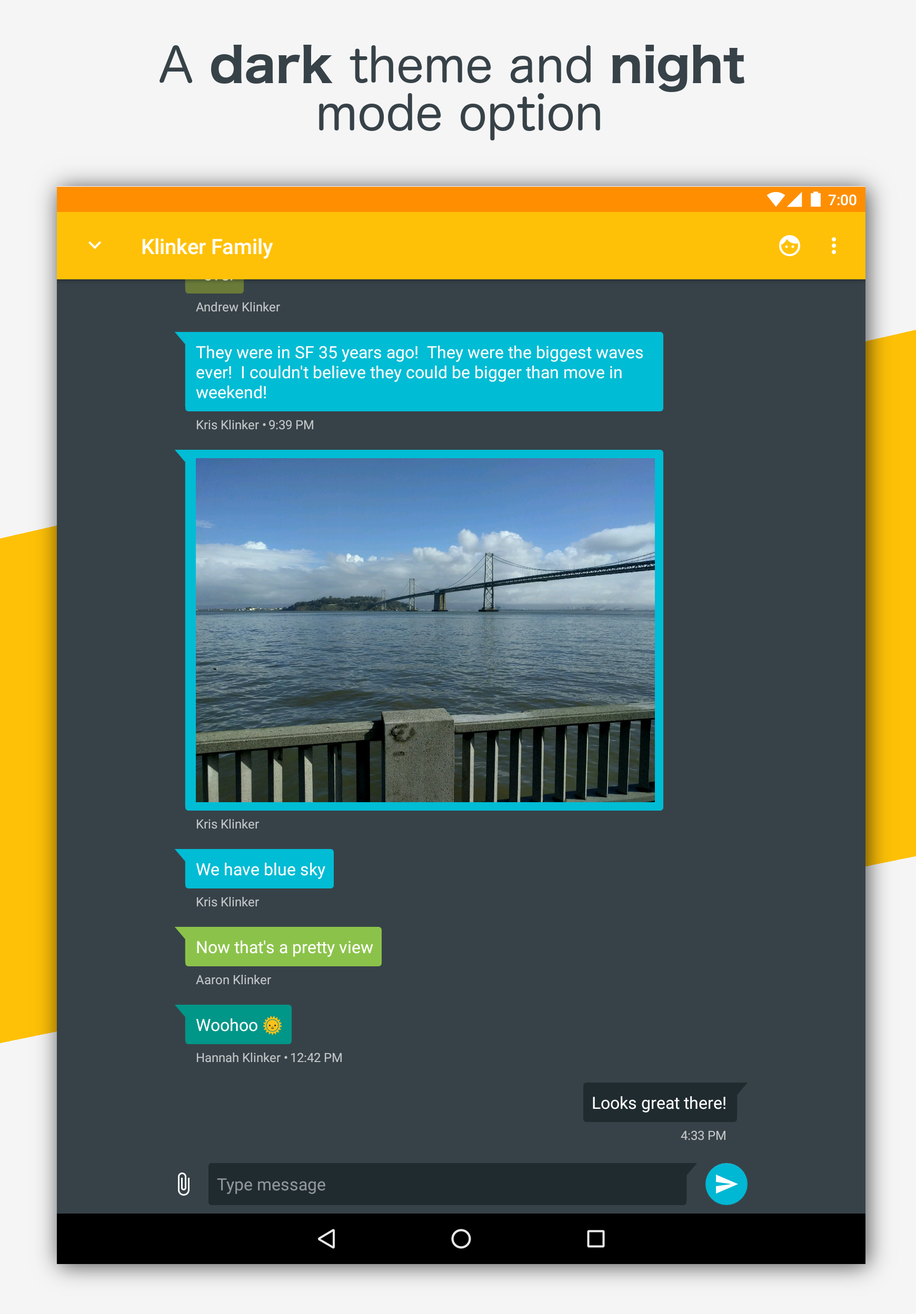
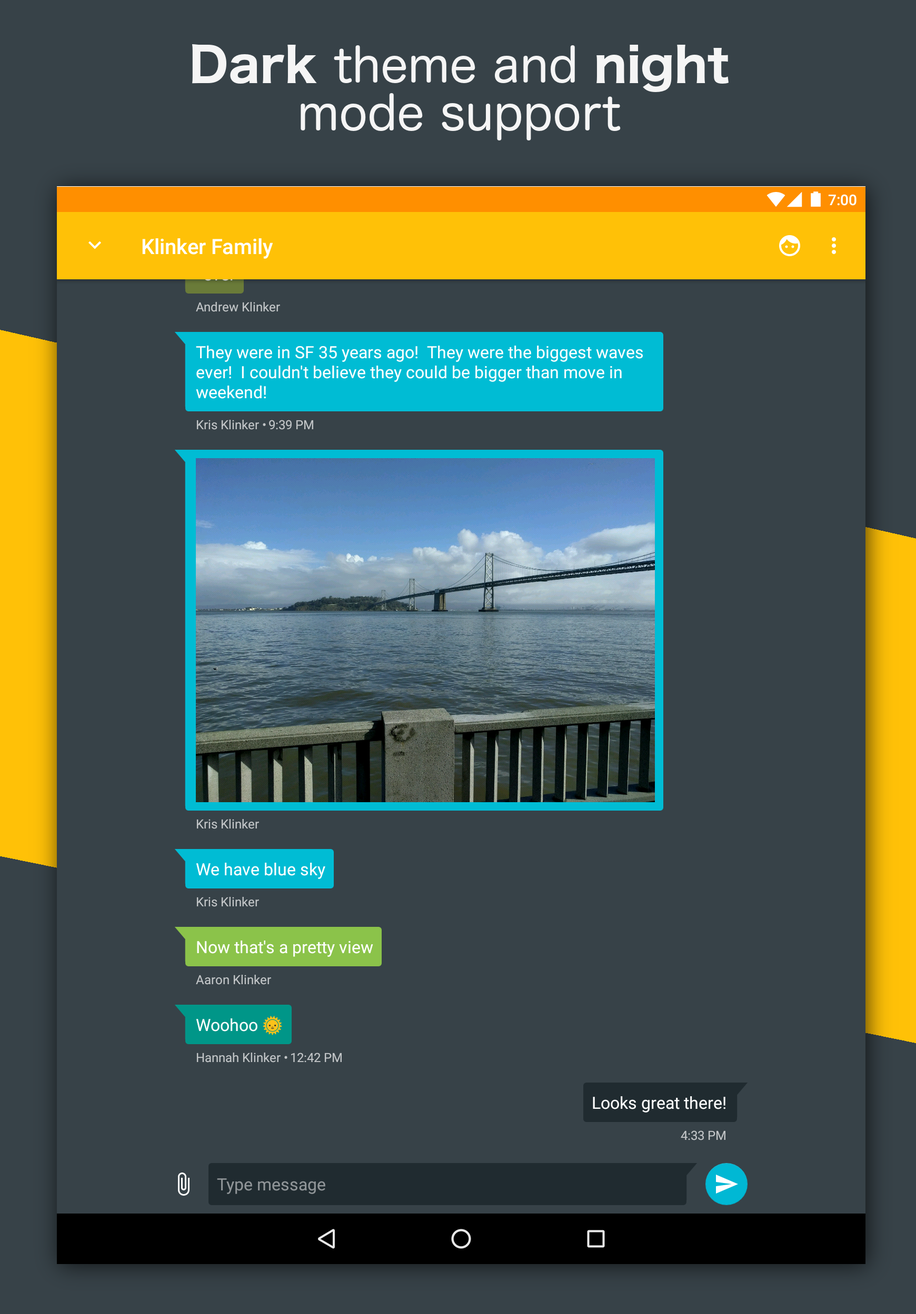
Layer changes from the first 916 × 1314 image to the second:
renamed "A dark theme and night ..." to "Dark theme and night ...", moved it out of group "Feature Description", painted on it over (159, 44, 745, 141)
removed group "Feature Description" (1 layers) over (159, 44, 745, 141)
painted on "Background Streak" over (0, 329, 916, 1044)
painted on "Background" over (0, 0, 916, 1314)
